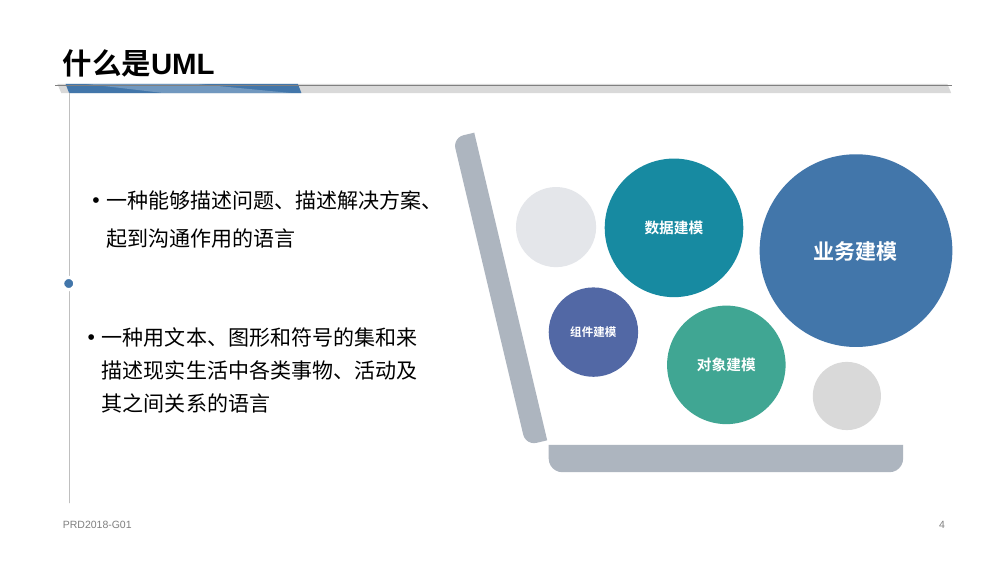
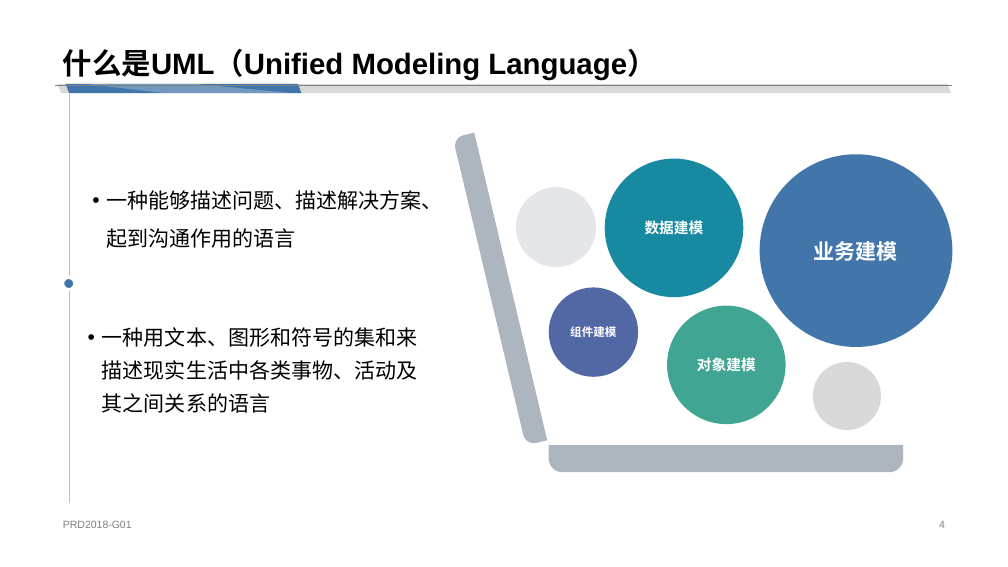
Before and after one commit to cchello/PRD2018-G01, a slide deck: slide 4 of 非受控文档/陈铉文/UML概述.pptx. Drawn at 1008x567 pixels with LibreOffice and Linux fonts; fonts in the diff are those of the drawing. Boxes give left, top, right and bottom in pixels: in the first picture for what was removed or moved away, otherwise in the second. Text is boxed around its words. In the diff, an @@ line names an element or a change of style, - is before the commit and + after.

```diff
--- a/非受控文档/陈铉文/UML概述.pptx
+++ b/非受控文档/陈铉文/UML概述.pptx
@@ title at (63, 49, 656, 80): text changed @@
-什么是UML
+什么是UML（Unified Modeling Language）
```
Also in this commit, not shown: 16 other slides changed, 12 slides added.
